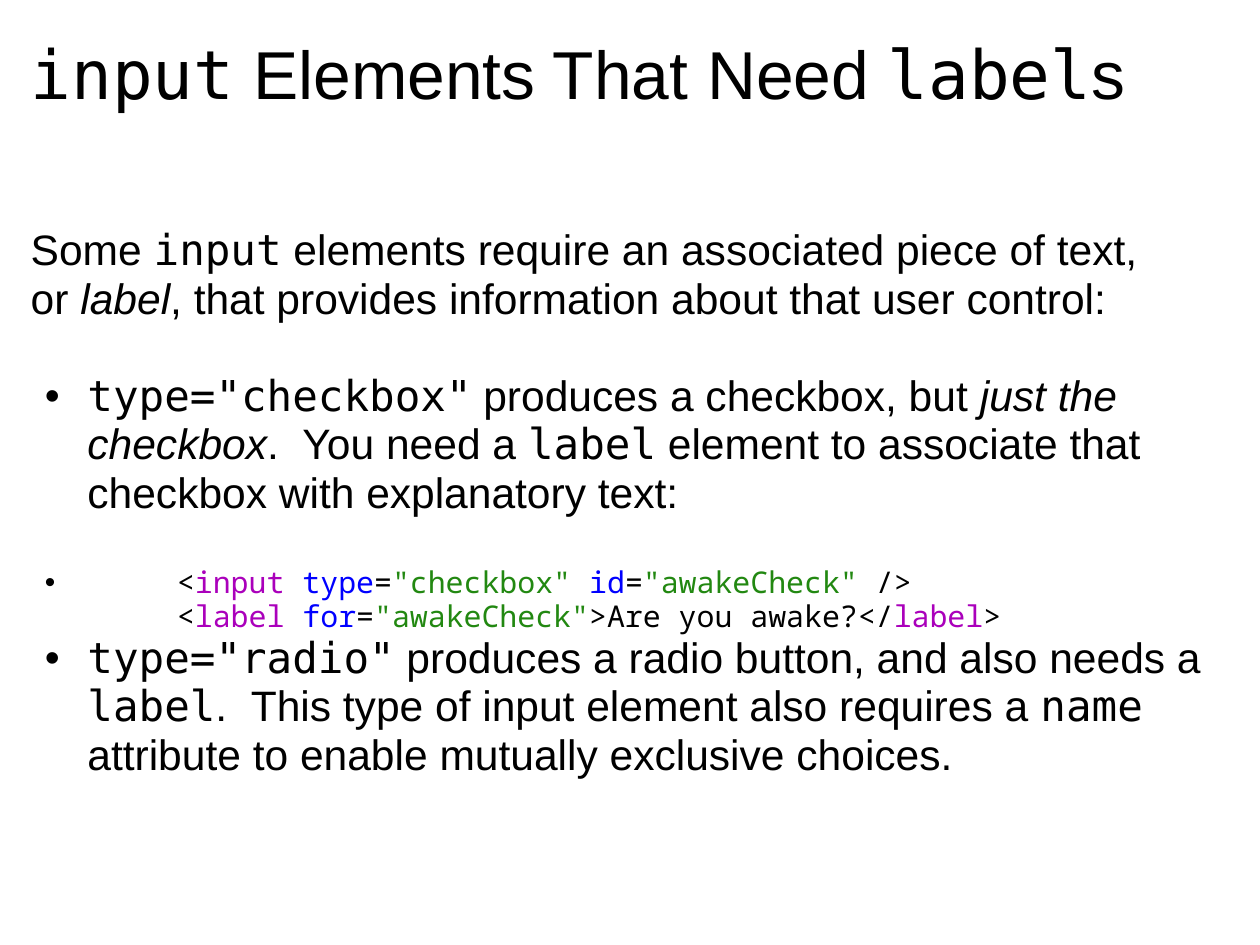
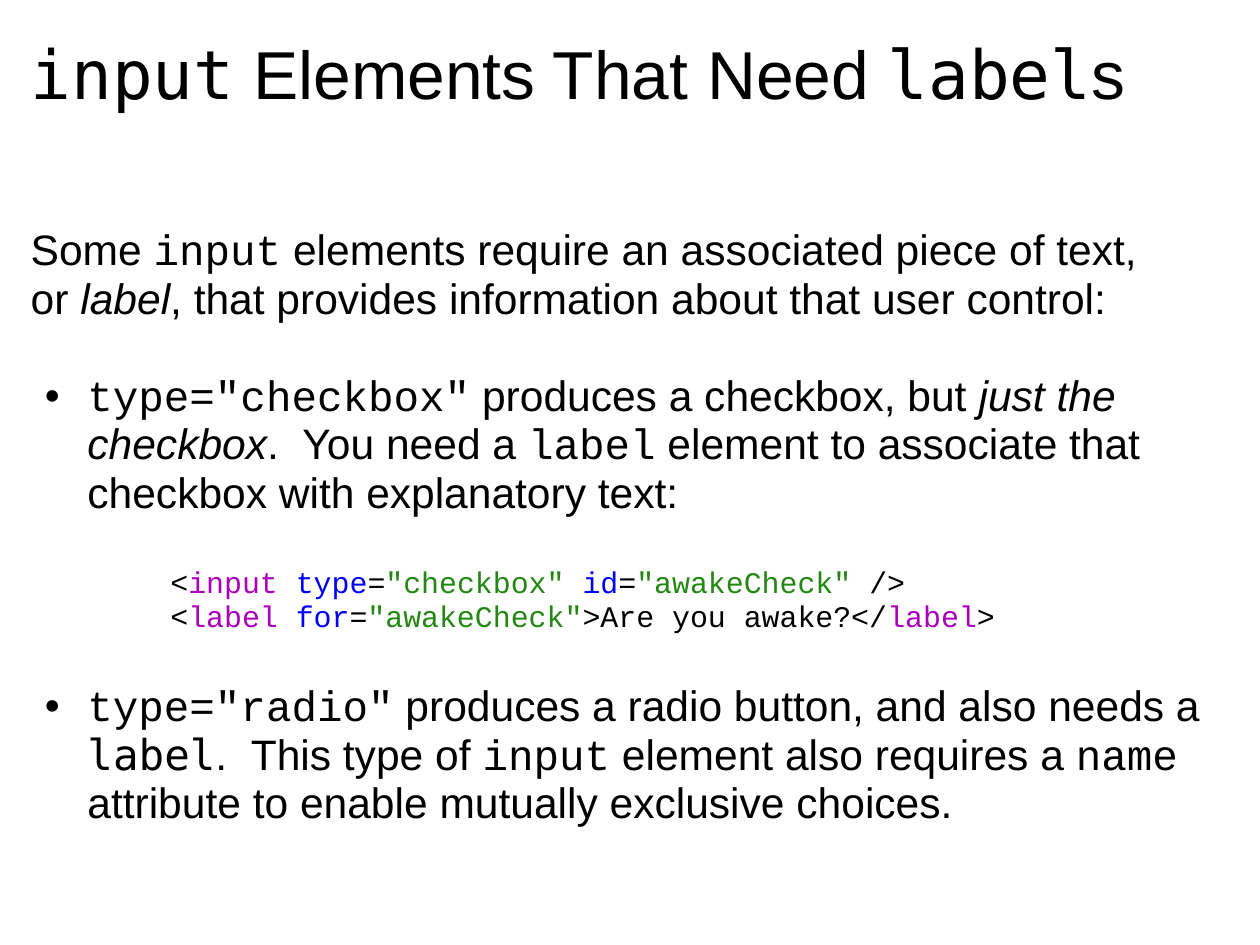
Before and after one commit to dondi/javascript-book, a slide deck: slide 8 of presentations/Chapter_6_Presentation.ppt. Drawn at 1260x945 pixels with LibreOffice and Linux fonts; fonts in the diff are those of the drawing; background and template pictures are left out. Boxes give left, top, right and bottom in pixels: in the first picture for what was removed or moved away, otherwise in the second. Text is boxed around its words. In the diff, an @@ line names an element or a change of style, - is before the commit and + after.

```diff
--- a/presentations/Chapter_6_Presentation.ppt
+++ b/presentations/Chapter_6_Presentation.ppt
@@ text at bbox=[31, 234, 1200, 826]: font DejaVu Sans Mono to Courier New in "input", "type="checkbox" label", "type="radio" name"; font Arial to Courier New in "input" @@
@@ text at bbox=[170, 572, 995, 634]: text changed; font Noto Sans Mono to Courier New @@
-  • <input type="checkbox" id="awakeCheck" />
-    <label for="awakeCheck">Are you awake?</label>
+  <input type="checkbox" id="awakeCheck" />
+  <label for="awakeCheck">Are you awake?</label>
```
Also in this commit, not shown: 8 other slides changed, 1 other file.
